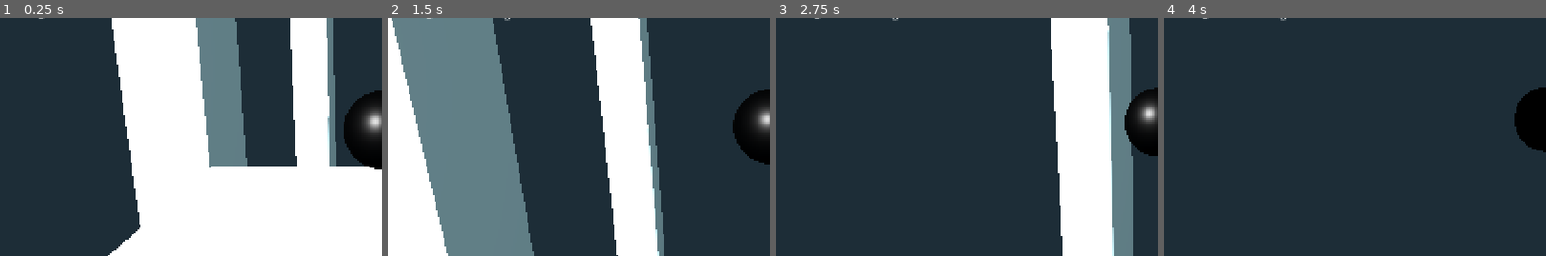
Above: before the commit, frames 1-4 (left to right).
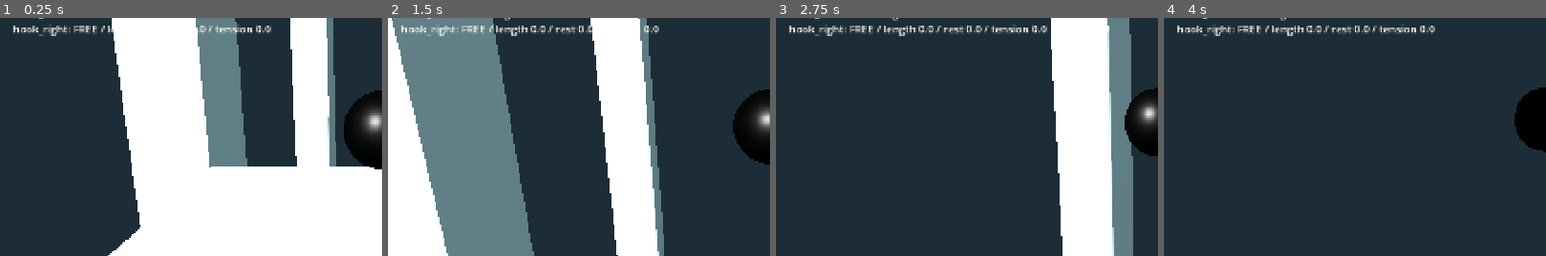
Above: after the commit, the same moments.

Repository: sjh20016/P1
Game: Godot game, scene res://scenes/maps/graybox.tscn
Two runs of this game, one before a commit and one after it. Both use one fixed random seed, a clock stepped at 60 frames per second and the inputs below.
Inputs (mouse positions are % of the whole screen's width and height, from its top left):
- Up to frame 1 (0.25 s): no input
- Up to frame 2 (1.5 s): move the mouse to (49, 52) at 0.52 s; hold W (forward) from 0.53 s (still down); right-click (49, 52) at 0.6 s; click (49, 52) at 0.67 s; tap Space (jump) at 0.77 s; move the mouse to (57, 51) at 1.27 s; click (57, 51) at 1.35 s
- Up to frame 3 (2.75 s): keep holding W (forward); tap Space (jump) at 1.52 s; right-click (57, 51) at 1.55 s; move the mouse to (42, 49) at 2.02 s; right-click (42, 49) at 2.1 s
- Up to frame 4 (4 s): move the mouse to (51, 50) at 2.77 s; release W (forward) at 2.78 s; hold A (left) 2.78-3.53 s; tap Q (reel_in) at 2.85 s; click (51, 50) at 2.92 s; tap Space (jump) at 3.02, 3.77 s; right-click (51, 50) at 3.05 s; move the mouse to (46, 48) at 3.52 s; hold W (forward) from 3.53 s (still down); tap E (reel_out) at 3.6 s; right-click (46, 48) at 3.8 s
The pictures show only the part of the screen within x 0-50%, y 39-89%; the shares and areas given below are measured in that part.

The runs differ from the first frame. In frame 1, 0.8% of the frame differs, in the area x 3-71%, y 3-8%; in frame 2, 1.0%; in frame 3, 1.3%; in frame 4, 1.3%.

Commit message:
checkpoint 2: independently controlled dual grapples with stability tests

Diff:
--- a/project/scenes/player/player.tscn
+++ b/project/scenes/player/player.tscn
@@ -41,3 +41,9 @@
 script = ExtResource("3")
 [node name="Tentacle" type="MeshInstance3D" parent="LeftHook"]
 script = ExtResource("4")
+[node name="RightHook" type="Node3D" parent="."]
+script = ExtResource("3")
+action = &"hook_right"
+tint = Color(1, 0.56, 0.37, 1)
+[node name="Tentacle" type="MeshInstance3D" parent="RightHook"]
+script = ExtResource("4")
Not shown, added: .gitattributes
